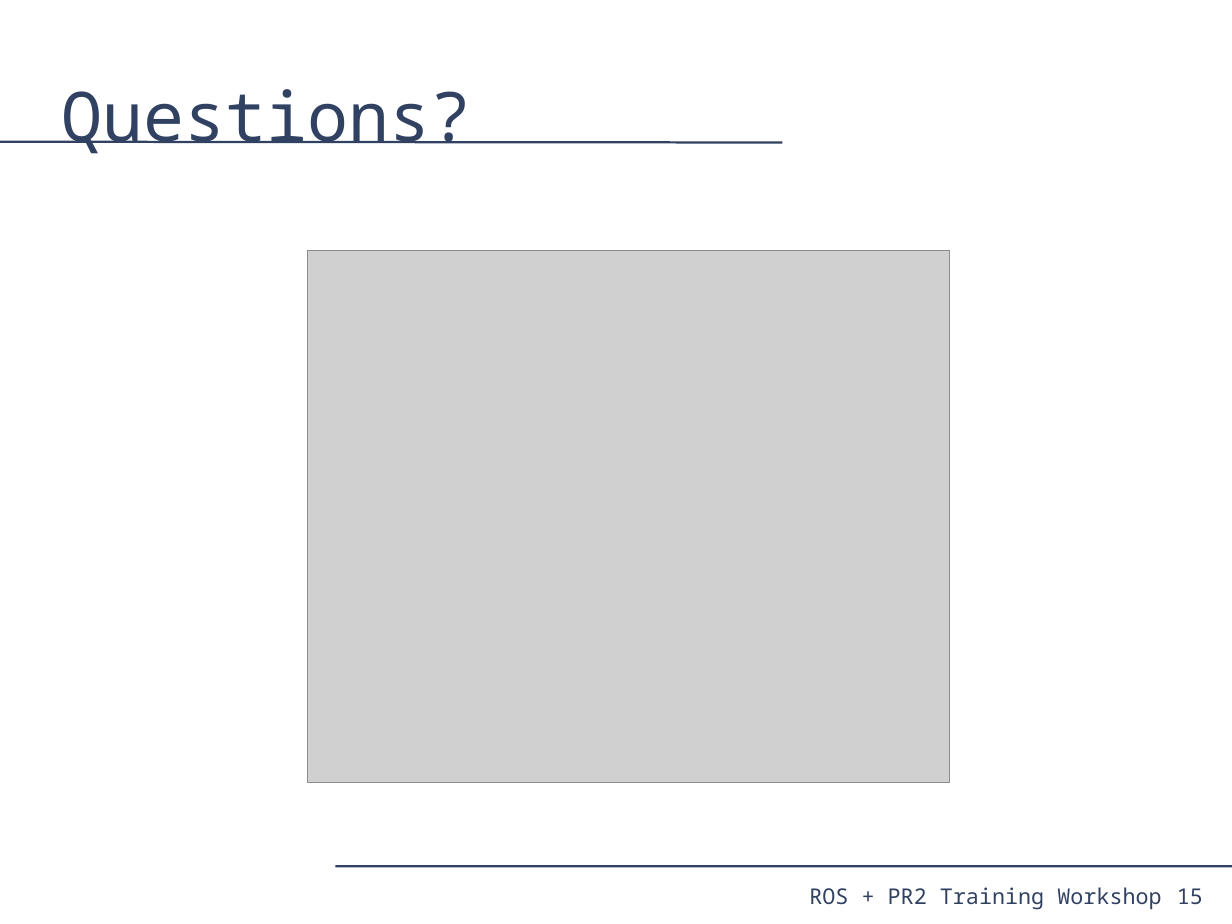
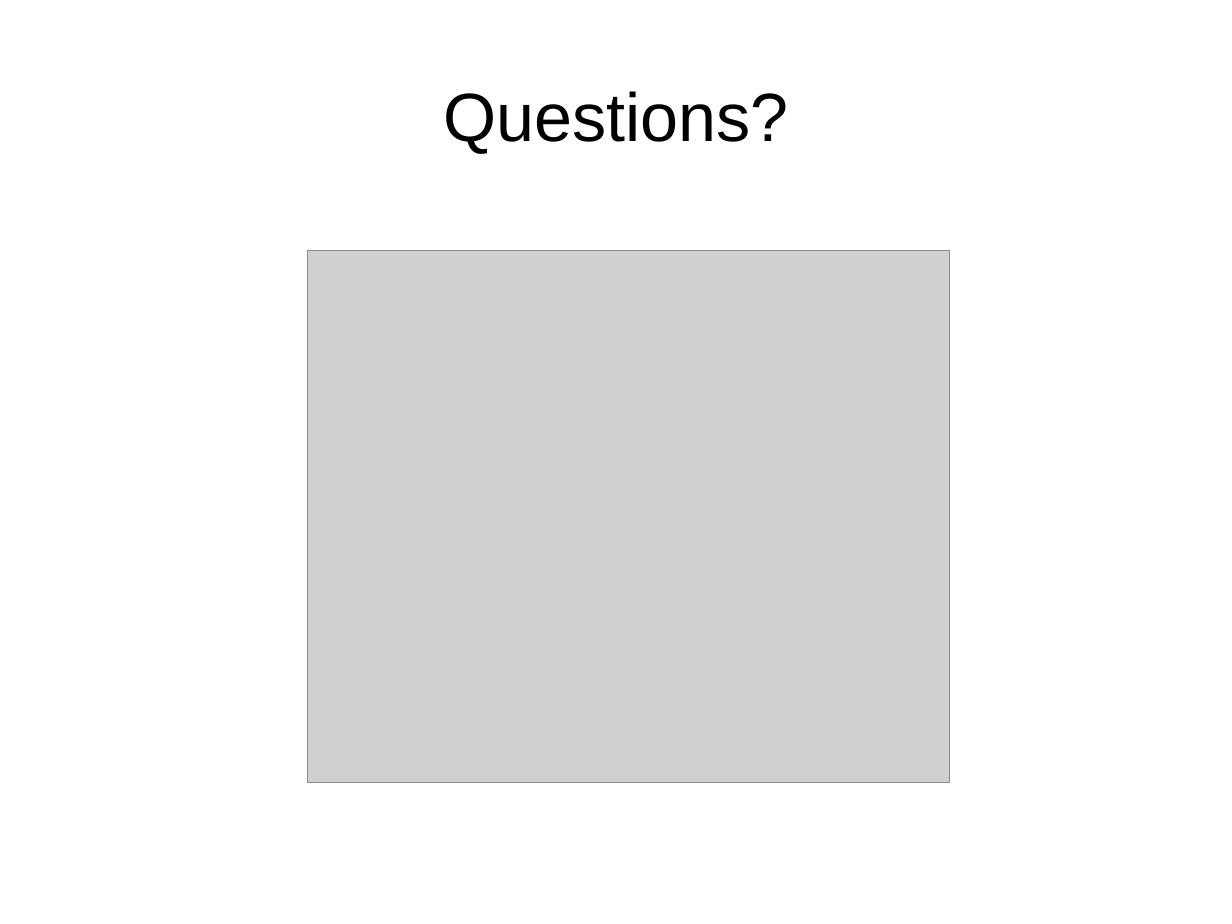
Before and after one commit to PR2/pr2_docs, a slide deck: slide 18 of pr2_training_workshop/modifying_pr2/adding_sensor.odp (slide 15 before the commit). Drawn at 1232x924 pixels with LibreOffice and Linux fonts; fonts in the diff are those of the drawing; grey boxes stand for pictures. Boxes give left, top, right and bottom in pixels: in the first picture for what was removed or moved away, otherwise in the second. Text is boxed around its words. In the diff, an @@ line names an element or a change of style, - is before the commit and + after.

```diff
--- a/pr2_training_workshop/modifying_pr2/adding_sensor.odp
+++ b/pr2_training_workshop/modifying_pr2/adding_sensor.odp
@@ title "Questions?" at [443, 91, 788, 153]: font Noto Sans Mono to Arial, text colour #314162 to #000000; alignment left to centre @@
@@ line removed from (0, 142) to (783, 142) @@
@@ line removed from (335, 866) to (1232, 866) @@
@@ text removed at [809, 887, 1161, 910] @@
-ROS + PR2 Training Workshop
@@ page number removed at [1177, 888, 1203, 905] @@
-15
```
Also in this commit, not shown: 13 other slides changed, 4 slides added, 1 slide removed.
